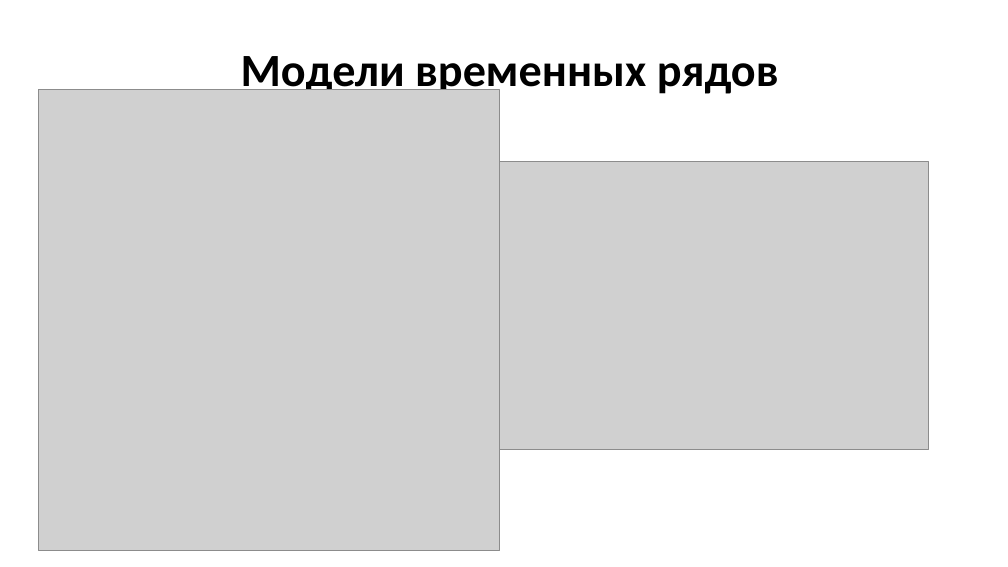
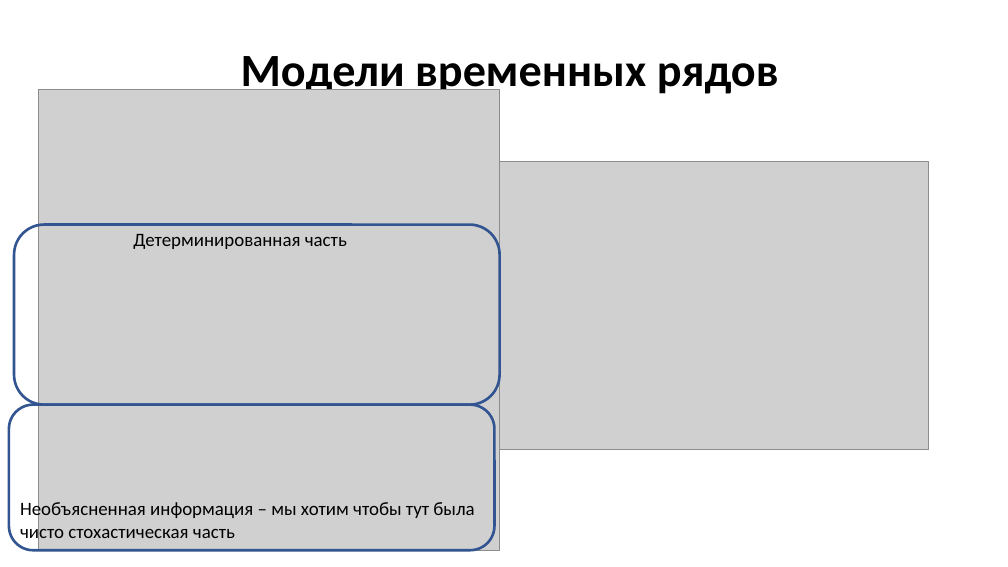
Before and after one commit to MVRonkin/TimeSeriesCourse, a slide deck: slide 3 of 2024/Lec/Юнит 2 - модели временных рядов.pptx. Drawn at 1008x567 pixels with LibreOffice and Linux fonts; fonts in the diff are those of the drawing; grey boxes stand for pictures. Boxes give left, top, right and bottom in pixels: in the first picture for what was removed or moved away, otherwise in the second. Text is boxed around its words. In the diff, an @@ line names an element or a change of style, - is before the commit and + after.

```diff
--- a/2024/Lec/Юнит 2 - модели временных рядов.pptx
+++ b/2024/Lec/Юнит 2 - модели временных рядов.pptx
@@ rounded rectangle added at (14,225,500,405), outline #325491 2.5 pt @@
@@ text added at (133,234,347,249), 18 pt, text #000000 @@
+Детерминированная часть
@@ rounded rectangle added at (9,405,495,551), outline #325491 2.5 pt @@
@@ text added at (20,500,474,543), 18 pt, text #000000 @@
+Необъясненная информация – мы хотим чтобы тут была чисто стохастическая часть
```
Also in this commit, not shown: 4 other slides changed, 6 slides removed, 22 other files.
